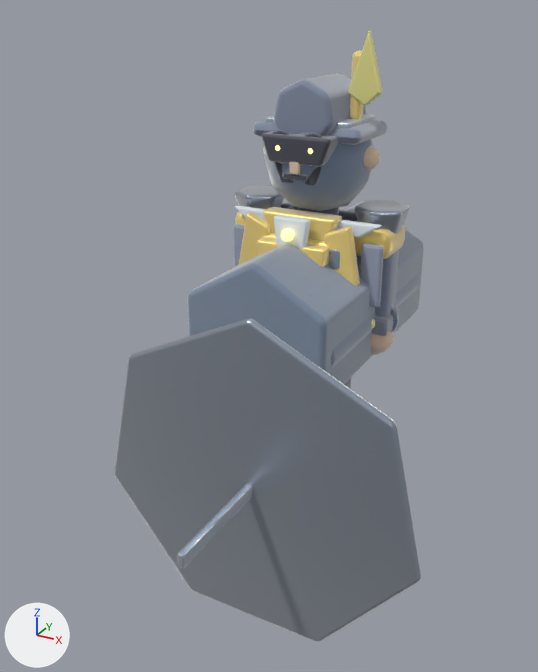
Renders of the glTF model public/assets/models/characters/musketeer.glb from each side of a commit.
Before and after are seen from a camera (50 mm lens) standing at (1.72, -3.69, 2.41) and looking at (-0.1, -0.38, 0.75). The lights are fixed; the arrows at lower left show +X, +Y and +Z. The first picture is the older version. Where no turn or scale is listed for an object, it has been applied to the vertices.
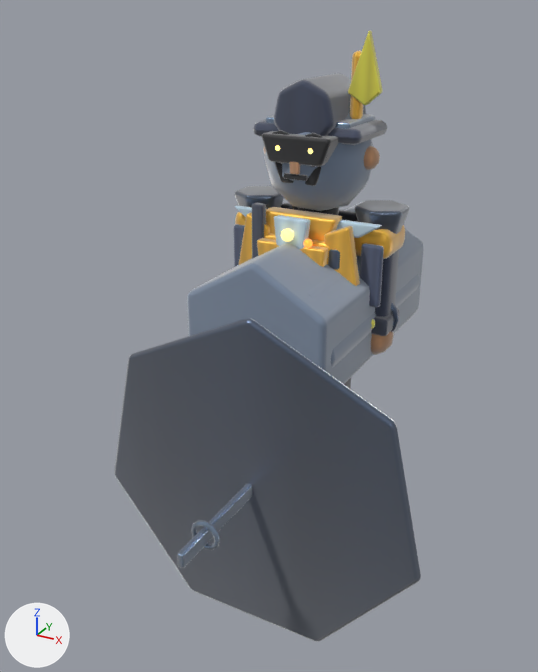
Pixel boxes (x1, y1, x2, y2) of what changed, in the pictures (538 x 672 px):
'weapon.barrel', surface changed (darker)
    both: (114, 319, 421, 642)
'crest.hat', surface changed (darker)
    both: (274, 73, 366, 136)
'musketeerFeather', surface changed
    both: (348, 30, 383, 105)
'shoulderCap.1', surface changed (darker)
    both: (355, 200, 409, 234)
'musketeerLapel.R', surface changed (yellow to orange)
    both: (324, 226, 360, 286)
'collarFront', surface changed
    both: (266, 207, 342, 241)
'armPanel.R', surface changed (darker)
    both: (360, 243, 384, 307)
'crest.brim', surface changed (darker)
    both: (253, 120, 387, 145)
'arm.R', surface changed (darker)
    both: (375, 249, 399, 317)
'shoulderCap.-1', surface changed
    both: (235, 186, 284, 209)
'musketeerLapel.L', surface changed
    both: (239, 212, 270, 265)
'shoulder.R', surface changed
    both: (354, 221, 405, 259)
'chest.musketeerStrap', added
    after: (252, 203, 266, 258)
'crest.feather', surface changed
    both: (350, 50, 363, 119)
'torsoPanel.R', surface changed
    both: (300, 246, 328, 267)
'weapon.musketMuzzleRing', added
    after: (191, 520, 220, 550)
'armPanel.L', surface changed (grey to blue)
    both: (233, 224, 245, 267)
'torsoPanel.L', surface changed
    both: (257, 238, 279, 256)
'rangedSight', surface changed (darker)
    both: (328, 249, 340, 270)
'torsoFrontShell', surface changed
    both: (264, 233, 330, 264)
'wristBand.R', surface changed
    both: (391, 302, 399, 332)
'shoulder.L', surface changed
    both: (235, 207, 281, 225)
'chest.musketeerButton.0', added
    after: (303, 239, 313, 248)
'arm.R.fastener', surface changed
    both: (371, 319, 375, 329)

The change, as a list of edits to the scene's bpy script:
```text
Change mat_mat_musketeer_cloth:
    where n2 = _N.new('ShaderNodeMix'); n2.name = 'Mix'
    remove n2.inputs[7].default_value = (0.2, 0.24, 0.34, 1.0)  # 'B', greyish blue #7c869e
    add n4 = _N.new('ShaderNodeTexImage'); n4.name = 'Image Texture'
    add n4.image = img_art_paint_mat_musketeer_cloth
    where n3 = _N.new('ShaderNodeVertexColor'); n3.name = 'Color Attribute'
    remove _L.new(n3.outputs[0], n2.inputs[6])  # 'Color' to 'A'
    add _L.new(n3.outputs[0], n2.inputs[7])  # 'Color' to 'B'
    add _L.new(n4.outputs[0], n2.inputs[6])  # 'Color' to 'A'
Change mat_mat_musketeer_accent:
    where n2 = _N.new('ShaderNodeMix'); n2.name = 'Mix'
    remove n2.inputs[7].default_value = (1.0, 0.76, 0.22, 1.0)  # 'B', yellow #ffe281
    add n4 = _N.new('ShaderNodeTexImage'); n4.name = 'Image Texture'
    add n4.image = img_art_paint_mat_musketeer_accent
    where n3 = _N.new('ShaderNodeVertexColor'); n3.name = 'Color Attribute'
    remove _L.new(n3.outputs[0], n2.inputs[6])  # 'Color' to 'A'
    add _L.new(n3.outputs[0], n2.inputs[7])  # 'Color' to 'B'
    add _L.new(n4.outputs[0], n2.inputs[6])  # 'Color' to 'A'
Change mat_mat_musketeer_highlight:
    where n2 = _N.new('ShaderNodeMix'); n2.name = 'Mix'
    remove n2.inputs[7].default_value = (1.0, 0.977, 0.34, 1.0)  # 'B', yellow #fffc9e
    add n4 = _N.new('ShaderNodeTexImage'); n4.name = 'Image Texture'
    add n4.image = img_art_paint_mat_musketeer_highlight
    where n3 = _N.new('ShaderNodeVertexColor'); n3.name = 'Color Attribute'
    remove _L.new(n3.outputs[0], n2.inputs[6])  # 'Color' to 'A'
    add _L.new(n3.outputs[0], n2.inputs[7])  # 'Color' to 'B'
    add _L.new(n4.outputs[0], n2.inputs[6])  # 'Color' to 'A'
Change mat_mat_musketeer_clothlight:
    where n2 = _N.new('ShaderNodeMix'); n2.name = 'Mix'
    remove n2.inputs[7].default_value = (0.286, 0.333, 0.451, 1.0)  # 'B', greyish blue #929cb3
    add n4 = _N.new('ShaderNodeTexImage'); n4.name = 'Image Texture'
    add n4.image = img_art_paint_mat_musketeer_clothlight
    where n3 = _N.new('ShaderNodeVertexColor'); n3.name = 'Color Attribute'
    remove _L.new(n3.outputs[0], n2.inputs[6])  # 'Color' to 'A'
    add _L.new(n3.outputs[0], n2.inputs[7])  # 'Color' to 'B'
    add _L.new(n4.outputs[0], n2.inputs[6])  # 'Color' to 'A'
Change mat_mat_musketeer_metal:
    where n2 = _N.new('ShaderNodeMix'); n2.name = 'Mix'
    remove n2.inputs[7].default_value = (0.34, 0.4, 0.5, 1.0)  # 'B', grey #9eaabc
    add n4 = _N.new('ShaderNodeTexImage'); n4.name = 'Image Texture'
    add n4.image = img_art_paint_mat_musketeer_metal
    where n3 = _N.new('ShaderNodeVertexColor'); n3.name = 'Color Attribute'
    remove _L.new(n3.outputs[0], n2.inputs[6])  # 'Color' to 'A'
    add _L.new(n3.outputs[0], n2.inputs[7])  # 'Color' to 'B'
    add _L.new(n4.outputs[0], n2.inputs[6])  # 'Color' to 'A'
Add ob_chest_musketeerstrap:
    ob_chest_musketeerstrap = bpy.data.objects.new('chest.musketeerStrap', me_cube_457)  # 56 vertices, 108 faces; spans x -0.035..0.035, y -0.025..0.025, z -0.36..0.36
    ob_chest_musketeerstrap.location = (-0.22, -0.28, 1.1)
Add ob_chest_musketeerbutton_0:
    ob_chest_musketeerbutton_0 = bpy.data.objects.new('chest.musketeerButton.0', me_icosphere_230)  # an icosphere of 80 faces spanning x -0.0238..0.0238, y -0.025..0.025, z -0.025..0.025
    ob_chest_musketeerbutton_0.location = (0.1, -0.33, 1.3)
Add ob_weapon_musketmuzzlering:
    ob_weapon_musketmuzzlering = bpy.data.objects.new('weapon.musketMuzzleRing', me_torus_085)  # 176 vertices, 352 faces; spans x -0.084..0.084, y -0.014..0.014, z -0.084..0.084
    ob_weapon_musketmuzzlering.location = (0.0, -1.22, 0.02)
```
